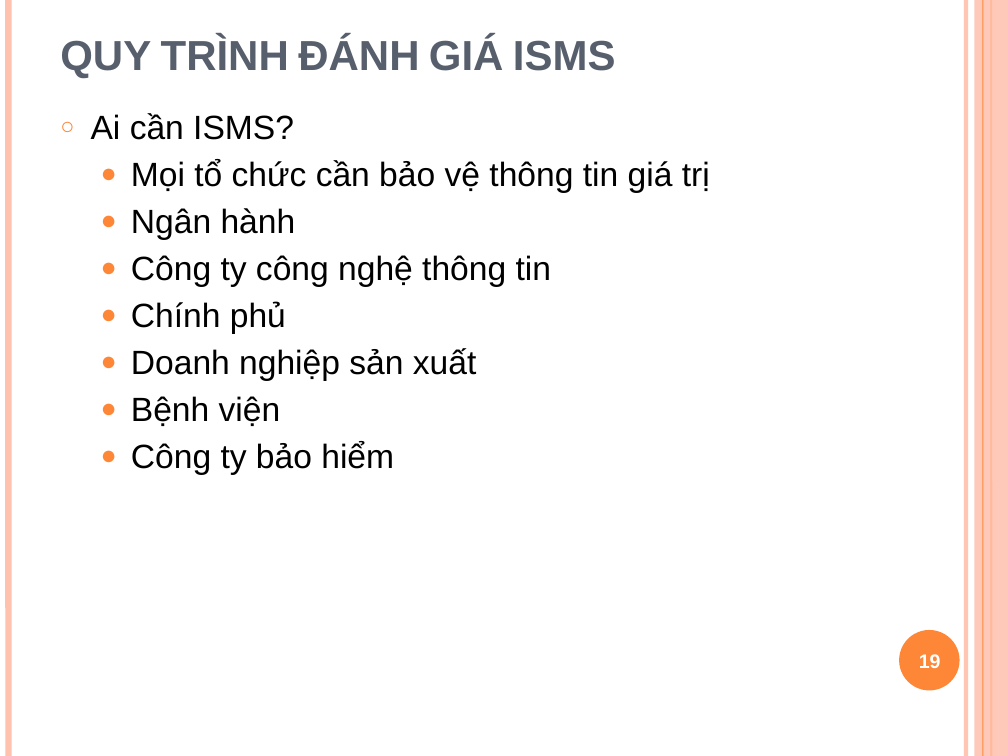
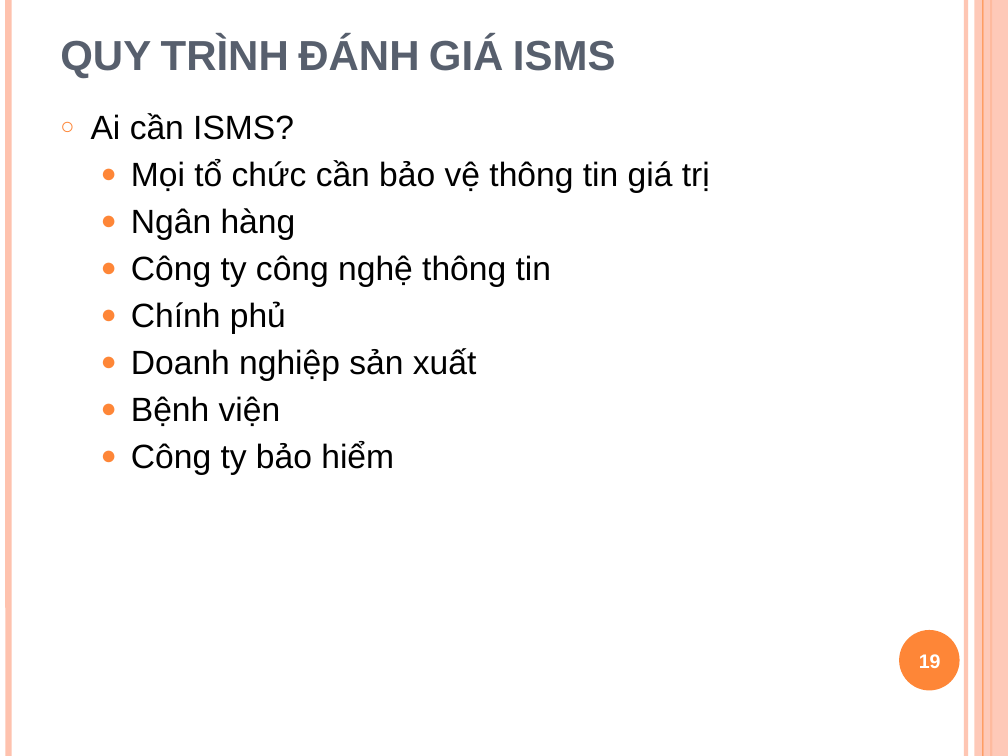
Before and after one commit to Alex7Huynh/iss-g5, a slide deck: slide 19 of ISMS/w6_Minh_Toan_ISMS.pptx. Drawn at 1008x756 pixels with LibreOffice and Linux fonts; fonts in the diff are those of the drawing. Boxes give left, top, right and bottom in pixels: in the first picture for what was removed or moved away, otherwise in the second. Text is boxed around its words. In the diff, an @@ line names an element or a change of style, - is before the commit and + after.

Commit message:
Update ISMS slide.

```diff
--- a/ISMS/w6_Minh_Toan_ISMS.pptx
+++ b/ISMS/w6_Minh_Toan_ISMS.pptx
@@ text at (131, 208, 296, 240): text changed @@
-  ● Ngân hành
+  ● Ngân hàng
```
Also in this commit, not shown: 18 other slides changed.
